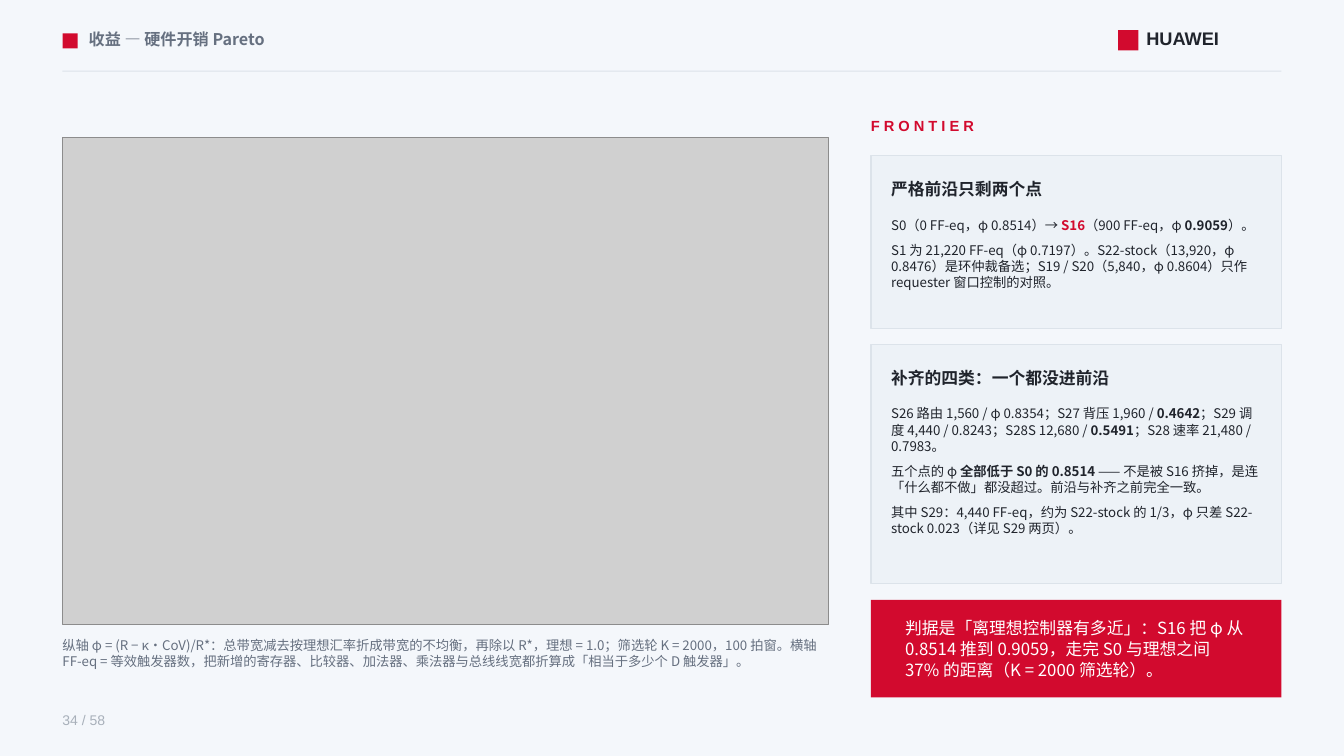
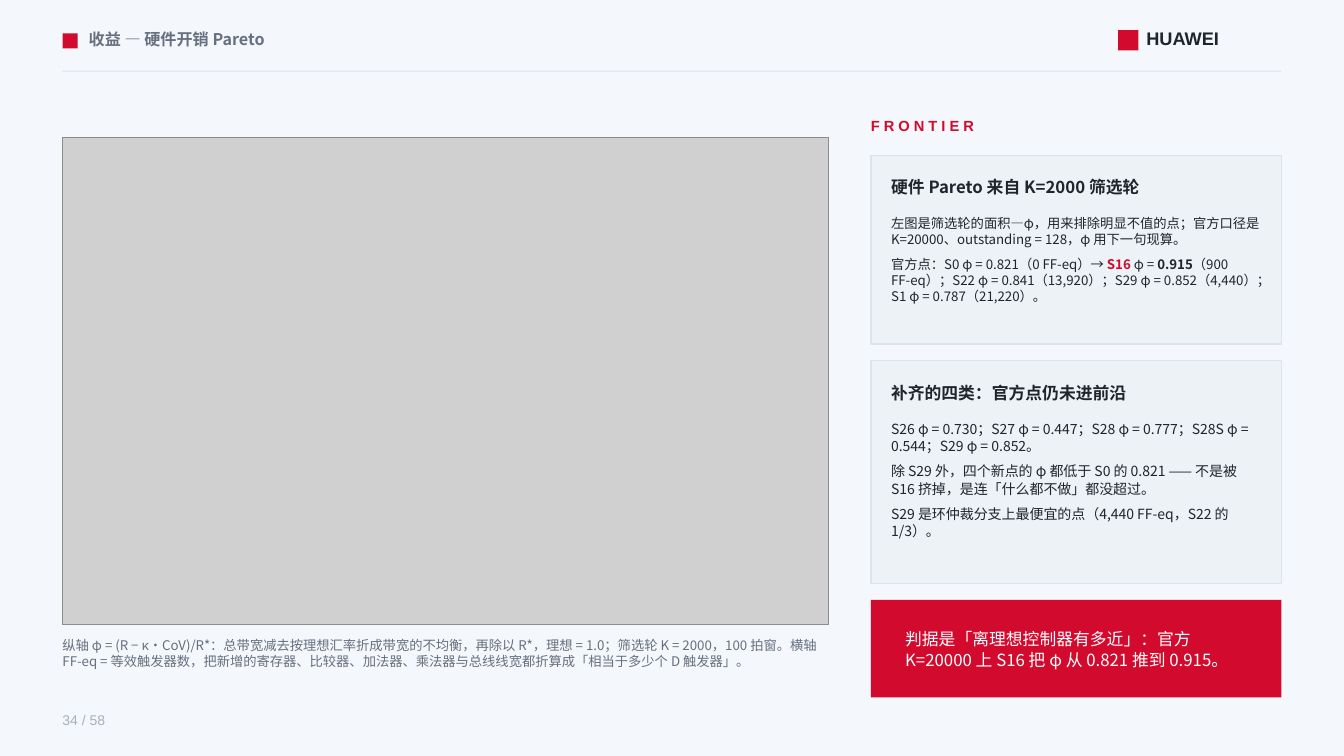
Before and after one commit to lukebest/booksim2, a slide deck: slide 34 of ppt/ring2-write-fairness.pptx. Drawn at 1344x756 pixels with LibreOffice and Linux fonts; fonts in the diff are those of the drawing; grey boxes stand for pictures. Boxes give left, top, right and bottom in pixels: in the first picture for what was removed or moved away, otherwise in the second. Text is boxed around its words. In the diff, an @@ line names an element or a change of style, - is before the commit and + after.

```diff
--- a/ppt/ring2-write-fairness.pptx
+++ b/ppt/ring2-write-fairness.pptx
@@ rectangle resized from (x1=871, y1=155, x2=1281, y2=329) to (x1=871, y1=155, x2=1281, y2=344) @@
@@ text at (x1=891, y1=178, x2=1139, y2=195): text changed @@
-严格前沿只剩两个点
+硬件 Pareto 来自 K=2000 筛选轮
@@ text at (x1=891, y1=217, x2=1270, y2=304): text changed @@
-S0（0 FF‑eq，φ 0.8514）→ S16（900 FF‑eq，φ 0.9059）。
-S1 为 21,220 FF‑eq（φ 0.7197）。S22-stock（13,920，φ 0.8476）是环仲裁备选；S19 / S20（5,840，φ 0.8604）只作 requester 窗口控制的对照。
+左图是筛选轮的面积—φ，用来排除明显不值的点；官方口径是 K=20000、outstanding = 128，φ 用下一句现算。
+官方点：S0 φ = 0.821（0 FF‑eq）→ S16 φ = 0.915（900 FF‑eq）；S22 φ = 0.841（13,920）；S29 φ = 0.852（4,440）；S1 φ = 0.787（21,220）。
@@ rectangle resized from (x1=871, y1=345, x2=1281, y2=584) to (x1=871, y1=360, x2=1281, y2=584) @@
@@ text at (x1=891, y1=384, x2=1126, y2=401): text changed @@
-补齐的四类：一个都没进前沿
+补齐的四类：官方点仍未进前沿
@@ text at (x1=891, y1=423, x2=1238, y2=539): text changed; size 9.5 to 10 pt @@
-S26 路由 1,560 / φ 0.8354；S27 背压 1,960 / 0.4642；S29 调度 4,440 / 0.8243；S28S 12,680 / 0.5491；S28 速率 21,480 / 0.7983。
-五个点的 φ 全部低于 S0 的 0.8514 —— 不是被 S16 挤掉，是连「什么都不做」都没超过。前沿与补齐之前完全一致。
-其中 S29：4,440 FF‑eq，约为 S22-stock 的 1/3，φ 只差 S22-stock 0.023（详见 S29 两页）。
+S26 φ = 0.730；S27 φ = 0.447；S28 φ = 0.777；S28S φ = 0.544；S29 φ = 0.852。
+除 S29 外，四个新点的 φ 都低于 S0 的 0.821 —— 不是被 S16 挤掉，是连「什么都不做」都没超过。
+S29 是环仲裁分支上最便宜的点（4,440 FF‑eq，S22 的 1/3）。
@@ text at (x1=905, y1=630, x2=1228, y2=670): text changed @@
-判据是「离理想控制器有多近」：S16 把 φ 从 0.8514 推到 0.9059，走完 S0 与理想之间 37% 的距离（K = 2000 筛选轮）。
+判据是「离理想控制器有多近」：官方 K=20000 上 S16 把 φ 从 0.821 推到 0.915。
```
Also in this commit, not shown: 38 other slides changed, 1 slide added, 1 slide removed, 32 other files.
